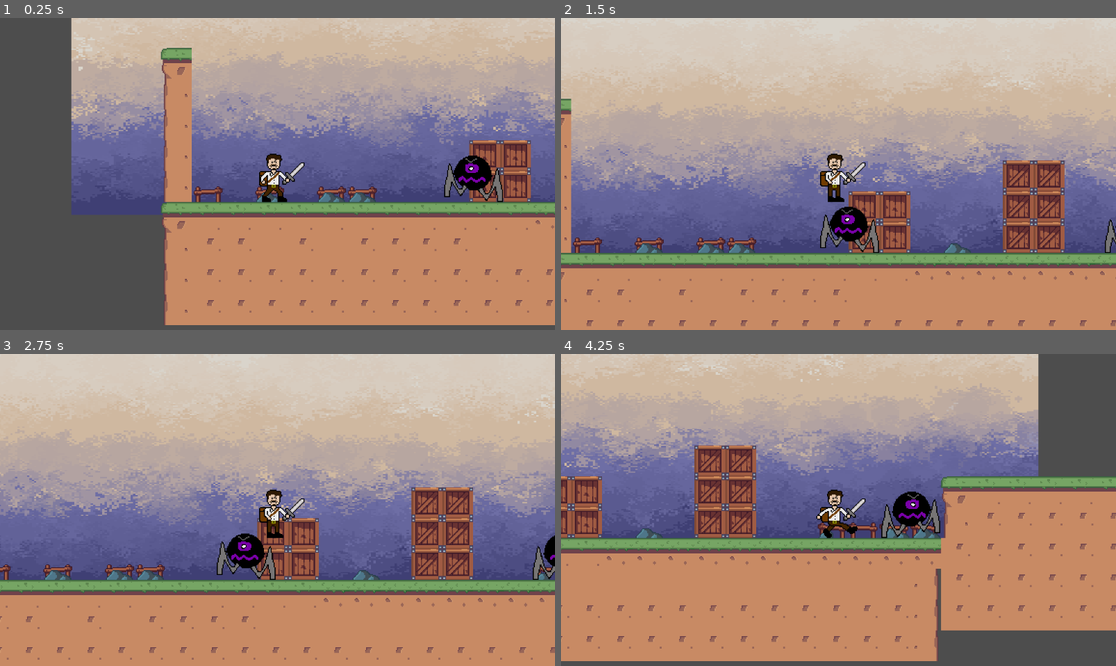
Above: before the commit, frames 1-4 (two rows, left to right).
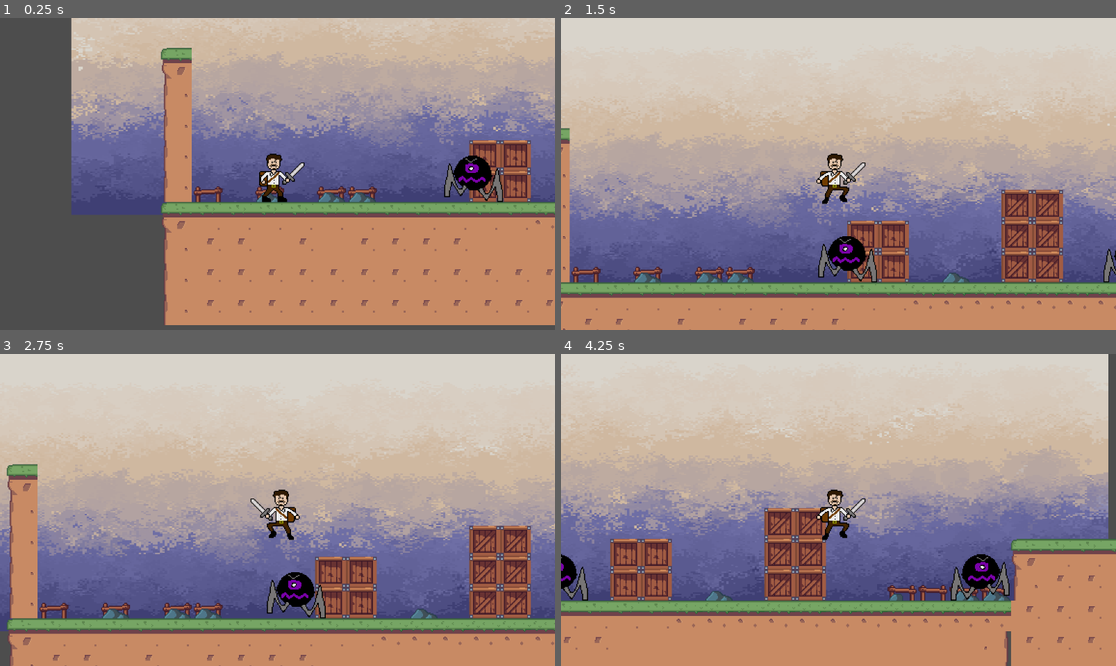
Above: after the commit, the same moments.

Repository: bscott519/ColossalCrisisGame
Game: Godot game, scene res://Scenes/level_1.tscn
The game is run twice, just before and just after one commit, with the same random seed, the same clock (stepped at 60 frames per second) and the same inputs. The engine's default icon, where the game draws it, is replaced by a stand-in: a white triangle on a blue panel in a dark square.
Inputs (mouse positions are in pixels of both pictures, inside the frame that each line leads up to):
- Up to frame 1 (0.25 s): no input
- Up to frame 2 (1.5 s): move the mouse to (960, 158) at 0.52 s; hold D (right) from 0.53 s (still down); click (960, 158) at 0.6 s; tap Space (jump) at 0.77, 0.8, 1.07, 1.35 s; move the mouse to (727, 189) at 1.27 s
- Up to frame 3 (2.75 s): tap Space (jump) at 1.52, 1.82, 2.3 s; click (166, 525) at 1.55 s; move the mouse to (333, 441) at 2.02 s; release D (right) at 2.03 s; hold A (left) from 2.03 s (still down); click (333, 441) at 2.1 s
- Up to frame 4 (4.25 s): move the mouse to (810, 572) at 2.77 s; release A (left) at 2.78 s; hold D (right) from 2.78 s (still down); click (810, 572) at 2.85 s; tap Space (jump) at 3.02, 3.32, 3.6, 3.77, 4.07 s; move the mouse to (1005, 556) at 3.52 s

The runs differ from the first frame. In frame 1, less than 0.1% of the frame differs, in the area x 12-100%, y 23-38%; in frame 2, 41%; in frame 3, 57%; in frame 4, 81%, in the area x 0-100%, y 0-100%.

Commit message:
HUGE player movement and combat prog

Diff:
--- a/Scripts/player.gd
+++ b/Scripts/player.gd
@@ -20,58 +20,55 @@
 var dead: bool
 
 func _physics_process(delta):
-	if not is_on_floor():
-		velocity.y += gravity * delta
+	velocity.y += gravity * delta
 
-	if Input.is_action_just_pressed("jump") and is_on_floor():
-		velocity.y = JUMP_VELOCITY
+	if not doAttack:
+		handle_hor_movement()
 
-	var direction = Input.get_axis("left", "right")
-	if direction:
-		velocity.x = direction * SPEED
-	else:
-		velocity.x = move_toward(velocity.x, 0, SPEED)
+		if Input.is_action_just_pressed("jump") and is_on_floor():
+			velocity.y = JUMP_VELOCITY
+			animated_sprite_2d.play("jump")
+		elif not is_on_floor():
+			animated_sprite_2d.play("jump")
+		elif velocity.x == 0 and is_on_floor():
+			animated_sprite_2d.play('idle')
 
 	attack_anims()
-	#player_anims(direction)
+
 	move_and_slide()
 
-#func player_anims(direction):
-	#if direction > 0:
-		#animated_sprite_2d.flip_h = false
-	#elif direction < 0:
-		#animated_sprite_2d.flip_h = true
-
-	#if !is_on_floor():
-		#animated_sprite_2d.play("jump")
-	#elif direction != 0:
-		#animated_sprite_2d.play("run")
-	#else:
-		#doAttack = false
-		#animated_sprite_2d.play("idle")
+func handle_hor_movement():
+	if Input.is_action_pressed("left"):
+		print("Left input detected")
+		velocity.x = -SPEED
+		animated_sprite_2d.play("run")
+		animated_sprite_2d.flip_h = true
+	elif Input.is_action_pressed("right"):
+		print("Right input detected")
+		velocity.x = SPEED
+		animated_sprite_2d.play("run")
+		animated_sprite_2d.flip_h = false
+	else:
+		velocity.x = 0
 
 func attack_anims():
 	if doAttack:
 		return
-	doAttack = true
 
-	if Input.is_action_just_pressed("attack") && last_attack == attack_states.Attack2:
-		last_attack = attack_states.Attack3
-		animated_sprite_2d.play("attack3")
-	elif Input.is_action_just_pressed("attack") && last_attack == attack_states.Attack1:
-		last_attack = attack_states.Attack2
-		animated_sprite_2d.play("attack2")
-	elif Input.is_action_just_pressed("attack"):
-		last_attack = attack_states.Attack1
-		animated_sprite_2d.play("attack1")
+	if Input.is_action_just_pressed("attack"):
+		doAttack = true
 
-	elif velocity.x > 0:
-		animated_sprite_2d.play("run")
-	elif velocity.x < 0:
-		animated_sprite_2d.play("run")
-	else:
-		doAttack = false
-		animated_sprite_2d.play("idle")
+		if last_attack == attack_states.Attack2:
+			last_attack = attack_states.Attack3
+			animated_sprite_2d.play("attack3")
+		elif last_attack == attack_states.Attack1:
+			last_attack = attack_states.Attack2
+			animated_sprite_2d.play("attack2")
+		else:
+			last_attack = attack_states.Attack1
+			animated_sprite_2d.play("attack1")
+
+		#$AnimatedSprite2D.animation_finished.connect(_on_animated_sprite_2d_animation_finished)
 
 func check_hitbox():
 	var hitbox_areas = $PlayerHitbox.get_overlapping_areas()
